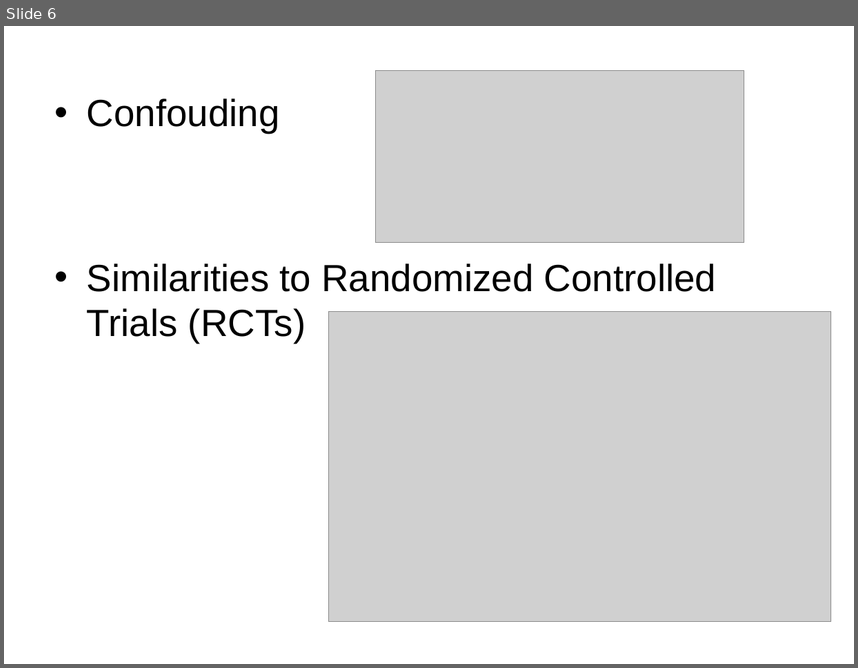
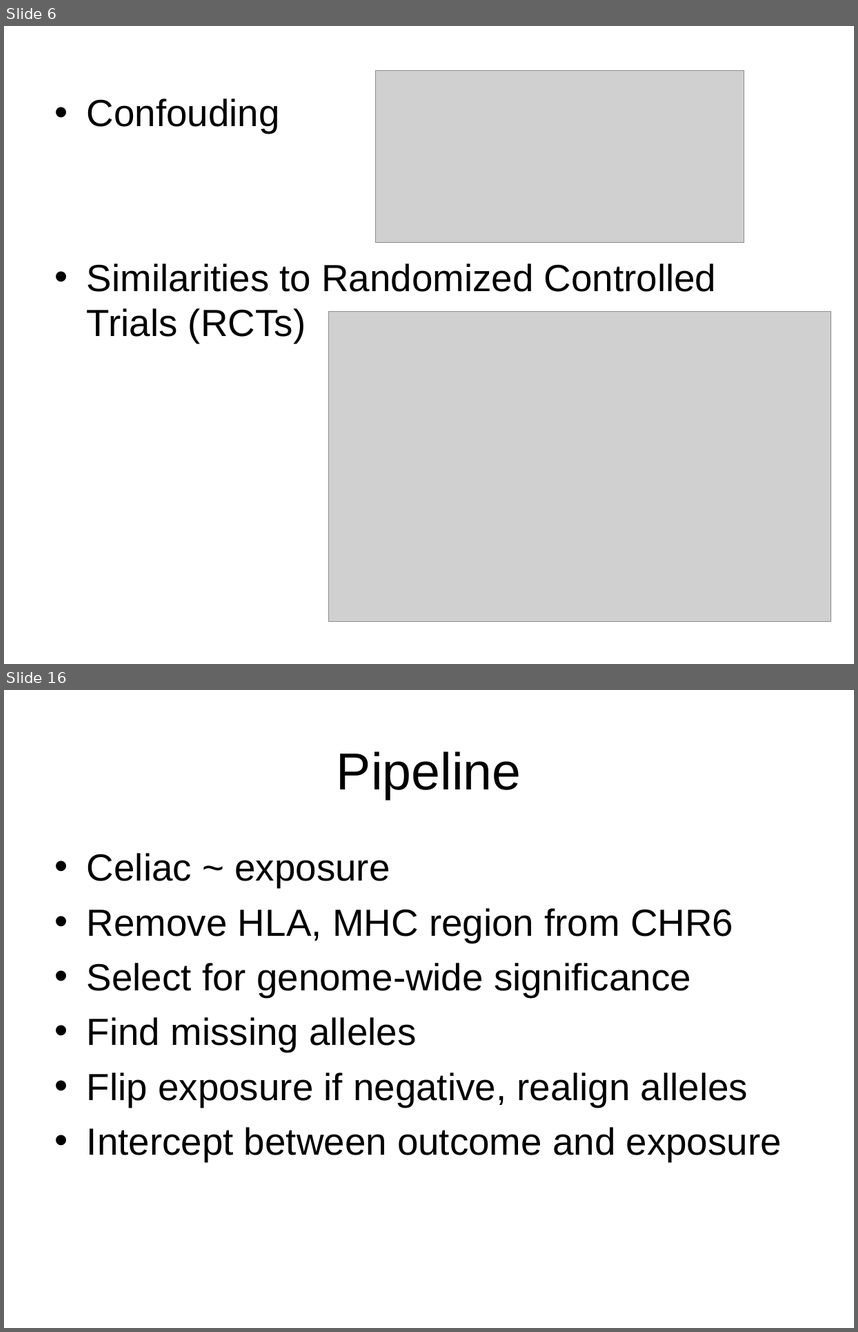
Before and after one commit to matthijsknigge/mendelianrandomization, a slide deck: internship/presentation.ppt. Shown one above the other, each under a label of ours: slide 6 before the commit, slides 6 and 16 after it; the slides between them are not shown. The pictures are 858x668 and 858x1332 pixels, drawn with LibreOffice and Linux fonts; fonts in the diff are those of the drawing; grey boxes stand for pictures. Boxes give left, top, right and bottom in pixels: in the first picture for what was removed or moved away, otherwise in the second. Text is boxed around its words. In the diff, an @@ line names an element or a change of style, - is before the commit and + after.

```diff
--- a/internship/presentation.ppt
+++ b/internship/presentation.ppt
@@ slide 16 added at [4,690,854,1328], background #FFFFFF @@
@@ title added at [337,751,522,799], 44 pt, text #000000 @@
+Pipeline
@@ text added at [87,853,782,1161], 32 pt, text #000000 @@
+• Celiac ~ exposure
+• Remove HLA, MHC region from CHR6
+• Select for genome-wide significance
+• Find missing alleles
+• Flip exposure if negative, realign alleles
+• Intercept between outcome and exposure
```
Also in this commit, not shown: 4 slides changed, 14 other slides added, 1 slide removed, 4 other files.
